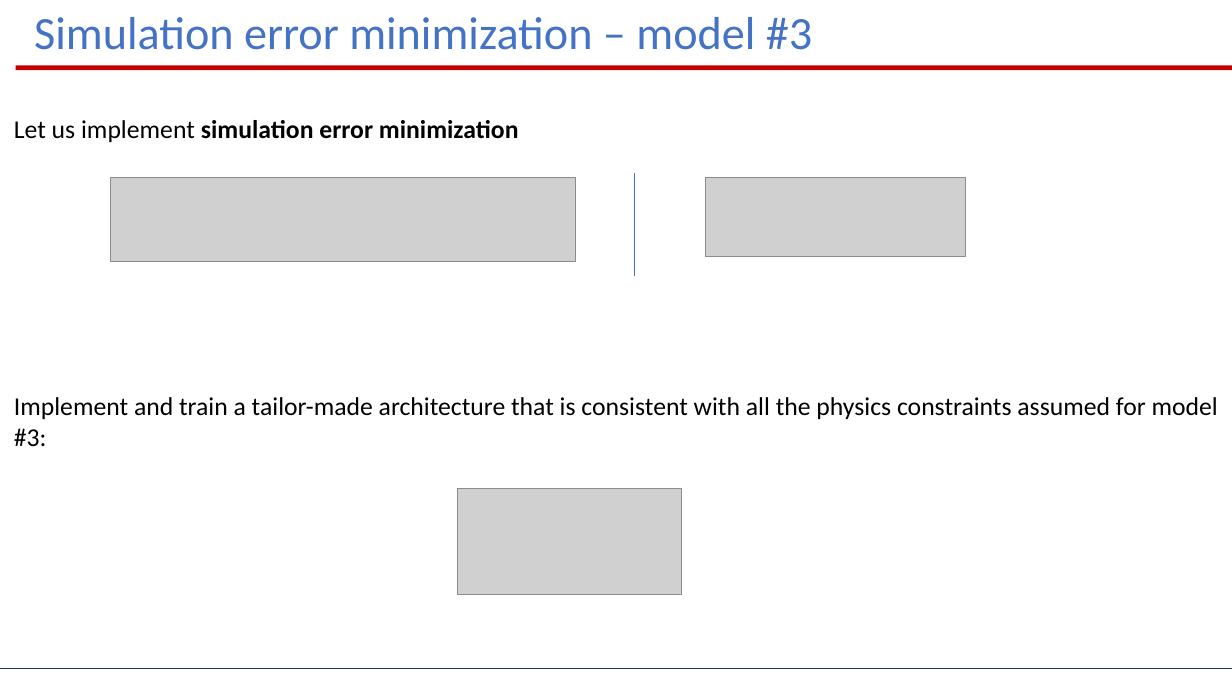
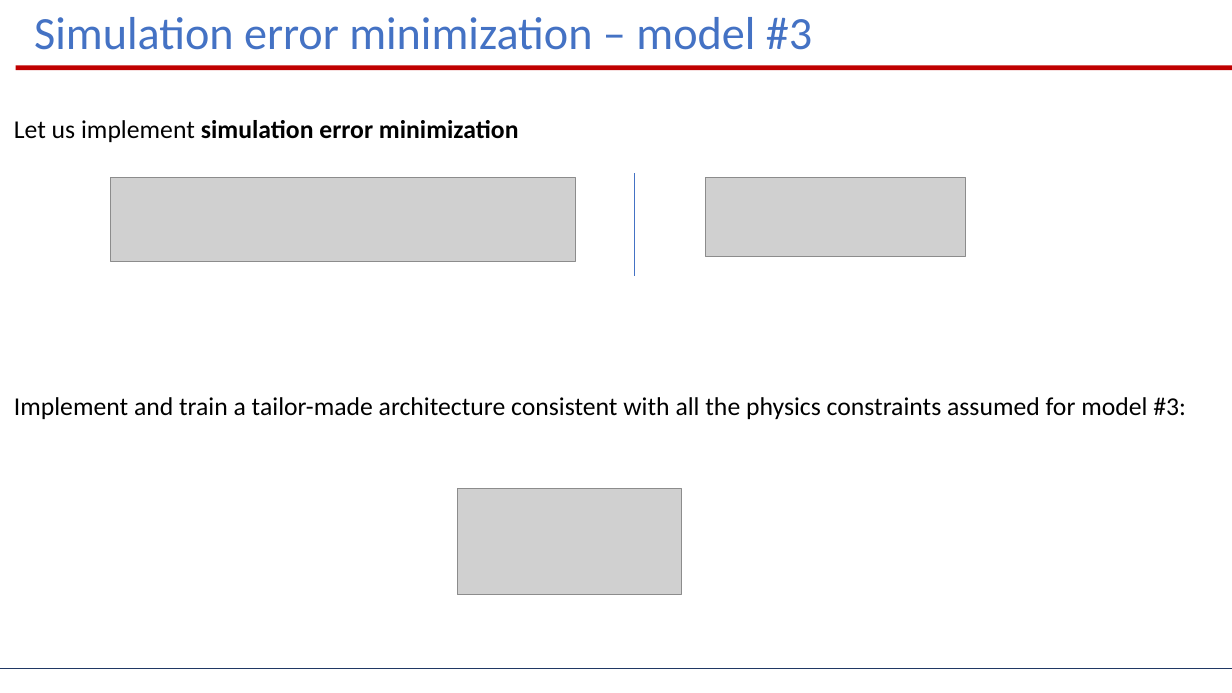
Before and after one commit to dariopi/Deep_Learning_for_SYSID_Lugano24, a slide deck: slide 11 of Exercises/state_space/state_space_exercise.pptx. Drawn at 1232x693 pixels with LibreOffice and Linux fonts; fonts in the diff are those of the drawing; grey boxes stand for pictures. Boxes give left, top, right and bottom in pixels: in the first picture for what was removed or moved away, otherwise in the second. Text is boxed around its words. In the diff, an @@ line names an element or a change of style, - is before the commit and + after.

```diff
--- a/Exercises/state_space/state_space_exercise.pptx
+++ b/Exercises/state_space/state_space_exercise.pptx
@@ text at bbox=[14, 397, 1186, 419]: text changed @@
-Implement and train a tailor-made architecture that is consistent with all the physics constraints assumed for model #3:
+Implement and train a tailor-made architecture consistent with all the physics constraints assumed for model #3:
```
Also in this commit, not shown: 5 other slides changed, 3 other files.
